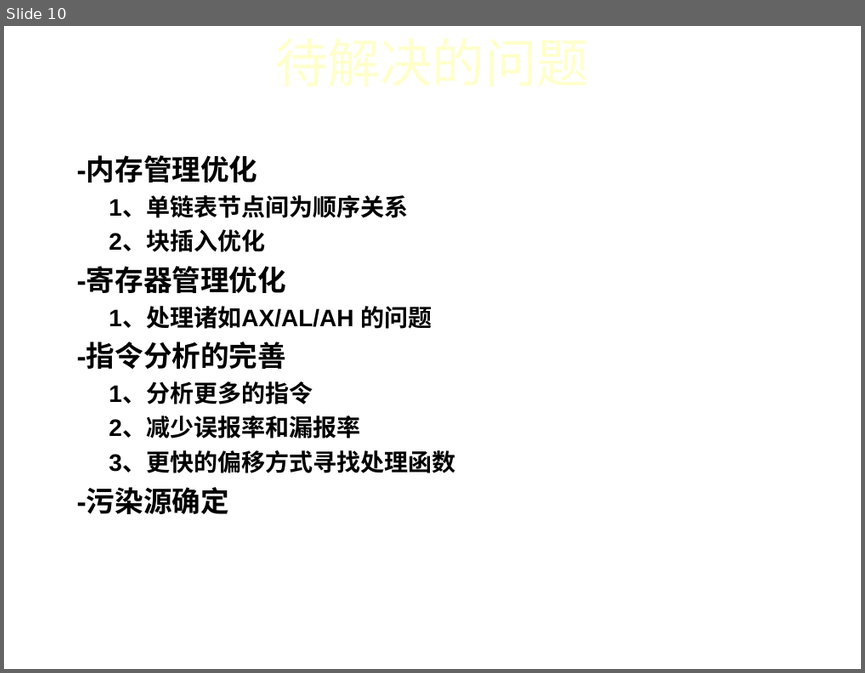
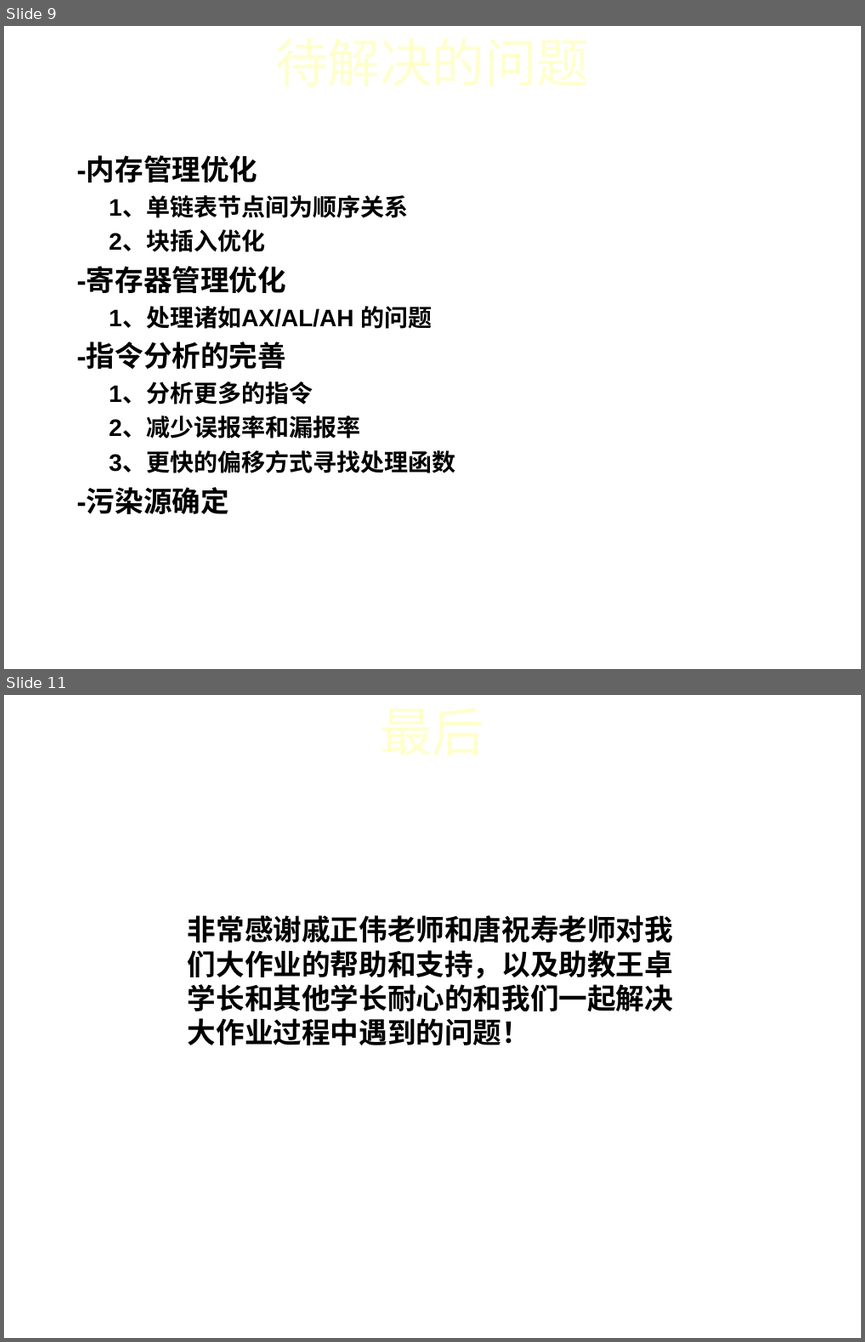
Before and after one commit to iidx/devilheart, a slide deck: doc/MS-Word.ppt. Shown one above the other, each under a label of ours: slide 10 before the commit, slides 9 and 11 after it; the slides between them are not shown. The pictures are 865x673 and 865x1342 pixels, drawn with LibreOffice and Linux fonts; fonts in the diff are those of the drawing; background and template pictures are left out. Boxes give left, top, right and bottom in pixels: in the first picture for what was removed or moved away, otherwise in the second. Text is boxed around its words. In the diff, an @@ line names an element or a change of style, - is before the commit and + after.

```diff
--- a/doc/MS-Word.ppt
+++ b/doc/MS-Word.ppt
@@ slide 11 added at [4,695,861,1338], background picture (left out) @@
@@ title added at [46,695,818,766], 44 pt, text #FFFFCC @@
+最后
@@ text added at [188,915,673,1045], 24 pt, text #000000, bold @@
+非常感谢戚正伟老师和唐祝寿老师对我们大作业的帮助和支持，以及助教王卓学长和其他学长耐心的和我们一起解决大作业过程中遇到的问题！
@@ what was slide 10 is now slide 9 @@
```
Also in this commit, not shown: 4 slides changed.
